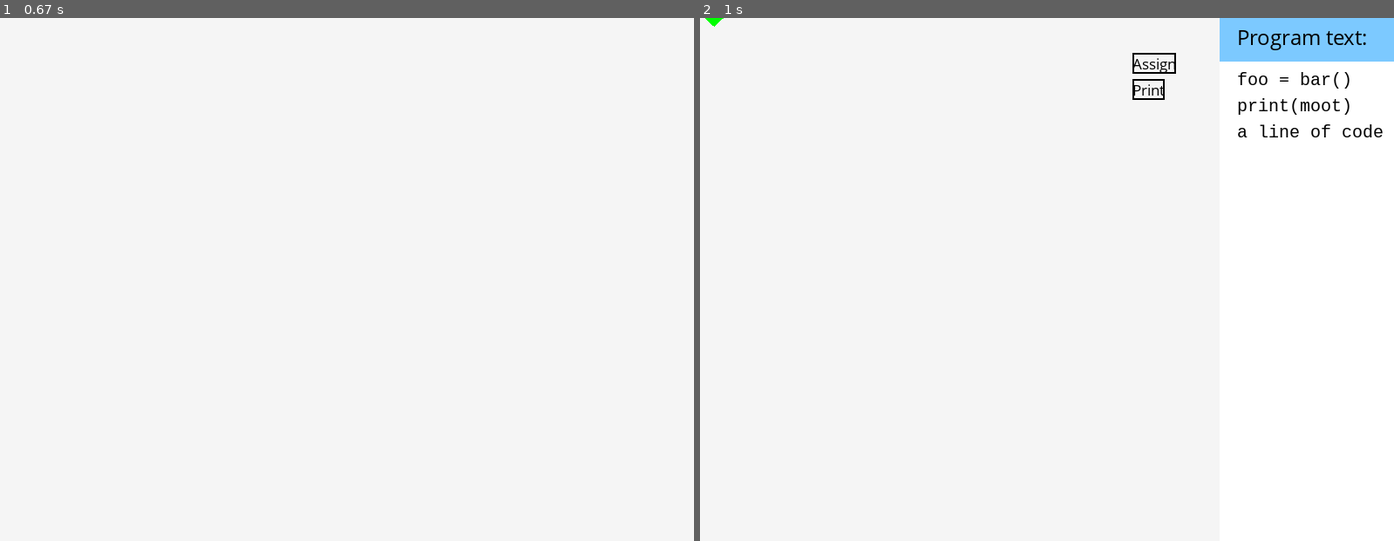
Above: before the commit, frames 1-2 (left to right).
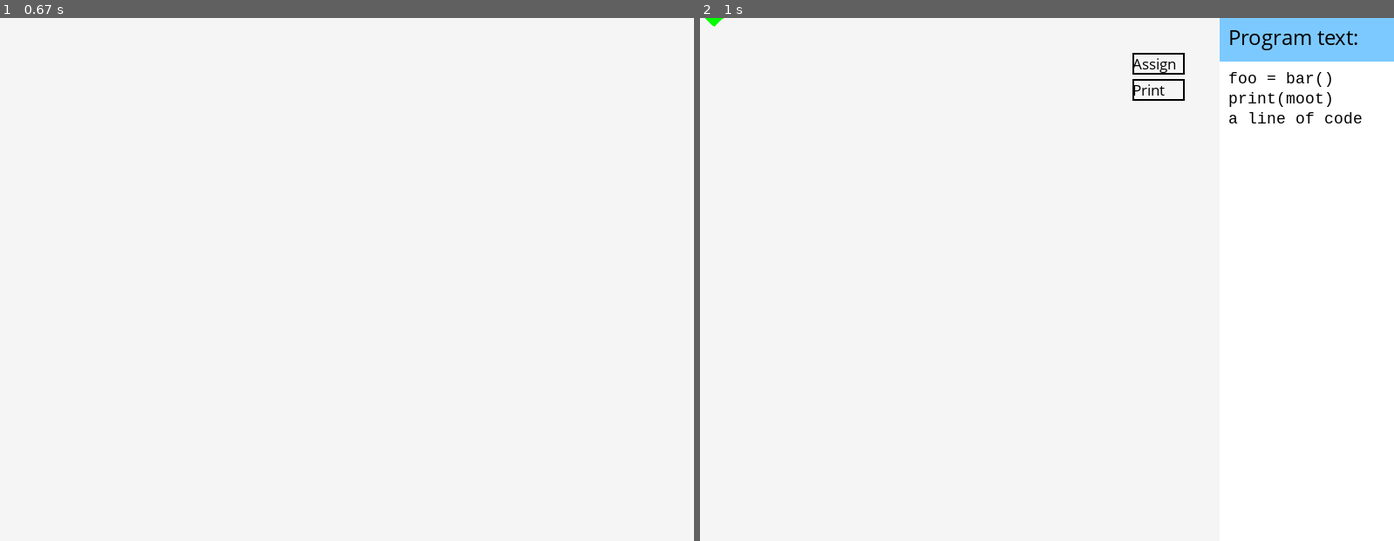
Above: after the commit, the same moments.

Repository: taivop/Monty
Game: pygame game, started from src/main.py
Same seed, same stepped clock (60 frames per second), same inputs: the game is played once before the commit and once after it.
Inputs (mouse positions are in pixels of both pictures, inside the frame that each line leads up to):
- Up to frame 1 (0.67 s): click (569, 263) at 0.38 s
- Up to frame 2 (1 s): click (1116, 316) at 0.78 s

Frame 1 is identical in both runs. In frame 2, 1.1% of the frame differs, in the area x 62-99%, y 2-23%.

Commit message:
Updated some fonts and design.

Diff:
--- a/src/gui/CodeBox.py
+++ b/src/gui/CodeBox.py
@@ -14,8 +14,8 @@
     title_height = 50           # height of title box
 
     top_padding = 60            # top-padding of first line of text
-    left_padding = 20           # left-padding of every line of text
-    line_height = 30            # height of each line of text
+    left_padding = 10           # left-padding of every line of text
+    line_height = 23            # height of each line of text
 
     rect = pygame.Rect(x, y, width, height)
 
@@ -26,7 +26,7 @@
 
     def __init__(self):
         pygame.sprite.Sprite.__init__(self)
-        self.font = pygame.font.SysFont("Courier New", 20)
+        self.font = pygame.font.SysFont("Courier New", 18)
         self.title_font = pygame.font.Font("OpenSans-Regular.ttf", 26)
 
 
--- a/src/gui/buttons.py
+++ b/src/gui/buttons.py
@@ -10,6 +10,8 @@
         self.borderColor = (0,0,0)
         self.text = self.font.render(string, 1, self.color)
         self.rect = self.text.get_rect()
+        self.rect.width = 60
+        self.rect.height = 25
         self.width = self.rect.width
         self.height = self.rect.height
         self.pos = (x,y)
